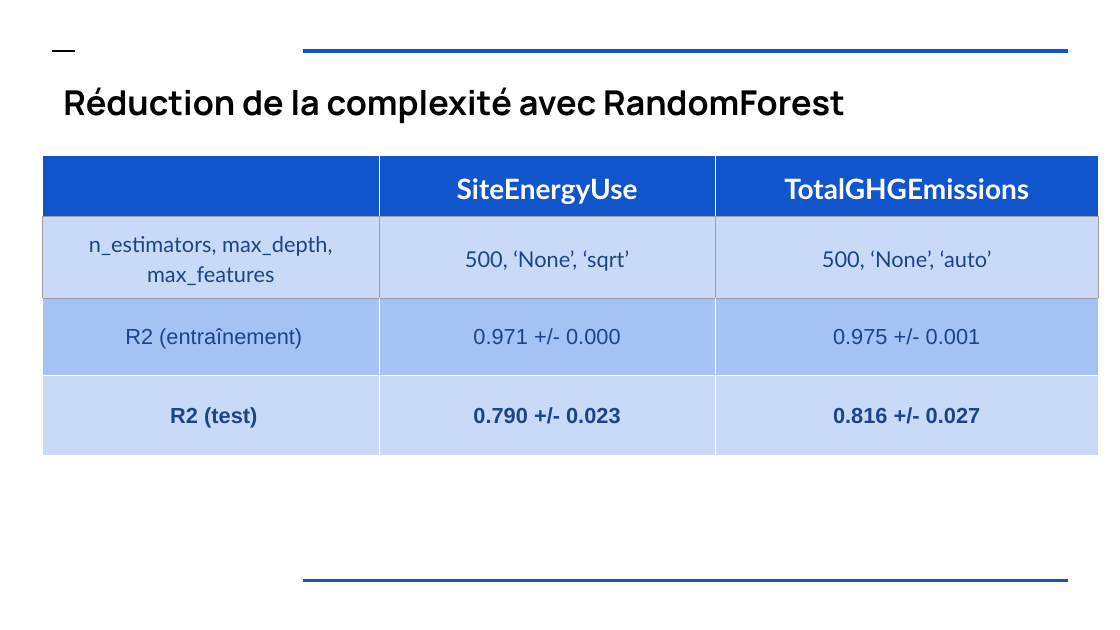
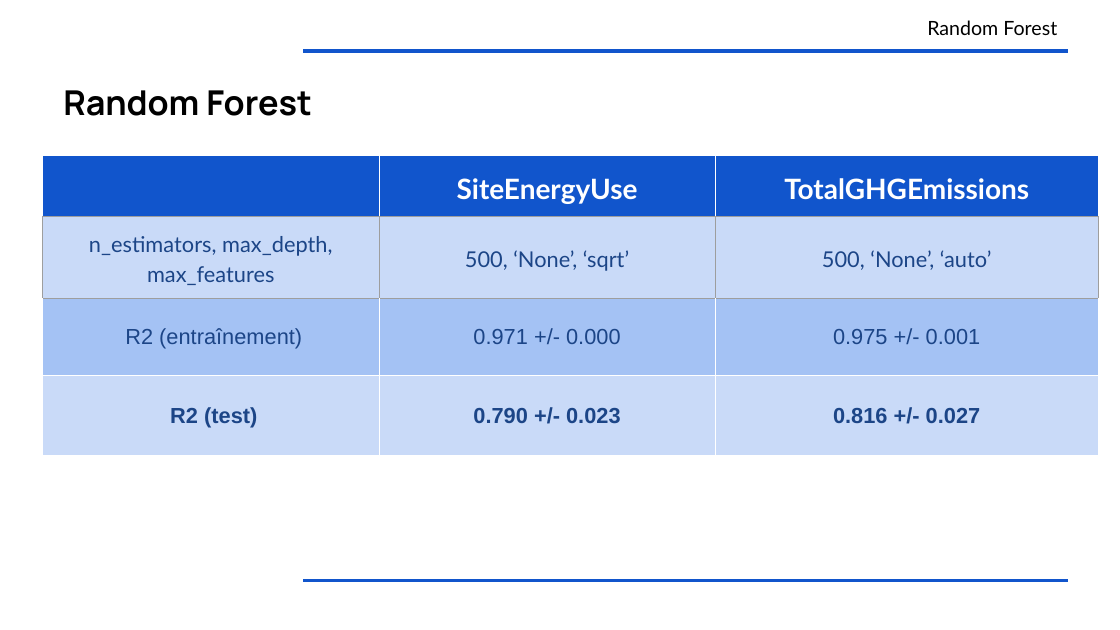
Before and after one commit to OlivierLegrand/P7, a slide deck: slide 27 of P4/anticipez la consommation électrique de bâtiments.pptx (slide 25 before the commit). Drawn at 1120x630 pixels with LibreOffice and Linux fonts; fonts in the diff are those of the drawing. Boxes give left, top, right and bottom in pixels: in the first picture for what was removed or moved away, otherwise in the second. Text is boxed around its words. In the diff, an @@ line names an element or a change of style, - is before the commit and + after.

```diff
--- a/P4/anticipez la consommation électrique de bâtiments.pptx
+++ b/P4/anticipez la consommation électrique de bâtiments.pptx
@@ title added at [927, 20, 1057, 35], 12.6 pt, text #000000 @@
+Random Forest
@@ line removed from (53, 50) to (75, 50) @@
@@ title at [63, 90, 312, 116]: text changed @@
-Réduction de la complexité avec RandomForest
+Random Forest
```
Also in this commit, not shown: 24 other slides changed, 13 slides added, 9 slides removed, 3 other files.
